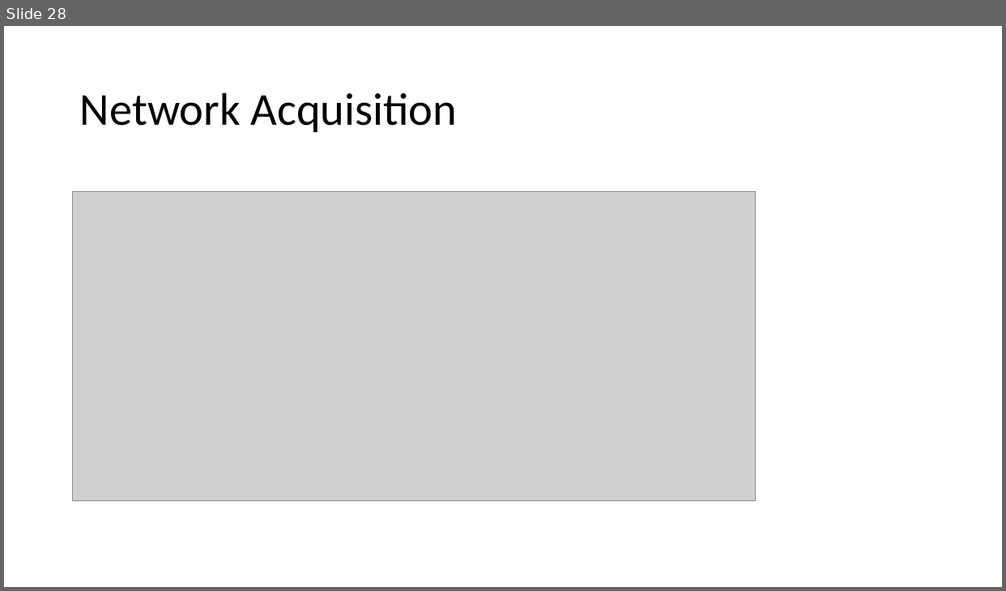
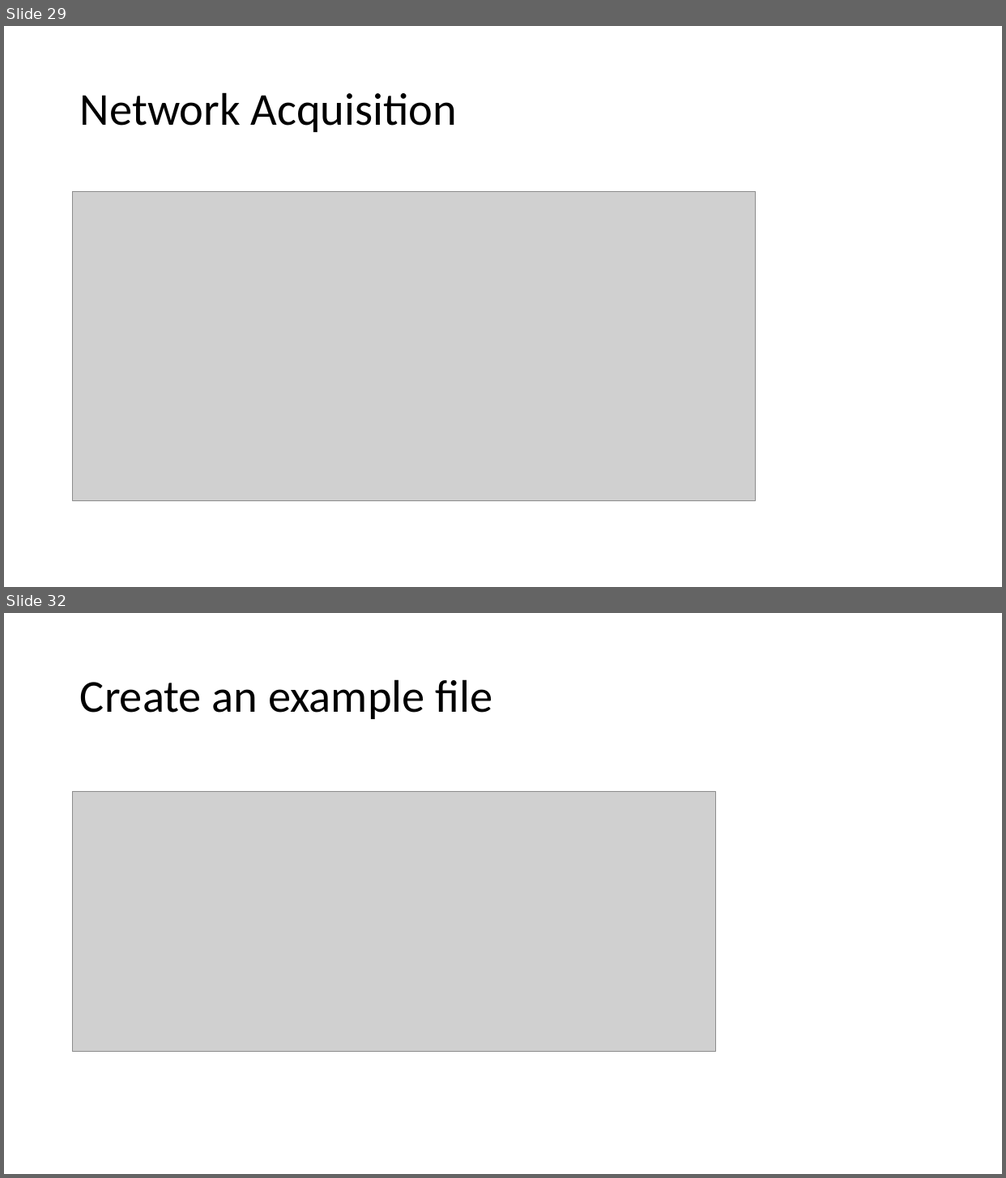
Before and after one commit to frankwxu/digital-forensics-lab, a slide deck: Basic_Computer_Skills_for_Forensics/7_USB_Image_Acquisition.pptx. Shown one above the other, each under a label of ours: slide 28 before the commit, slides 29 and 32 after it; the slides between them are not shown. The pictures are 1006x591 and 1006x1178 pixels, drawn with LibreOffice and Linux fonts; fonts in the diff are those of the drawing; grey boxes stand for pictures; background and template pictures are left out. Boxes give left, top, right and bottom in pixels: in the first picture for what was removed or moved away, otherwise in the second. Text is boxed around its words. In the diff, an @@ line names an element or a change of style, - is before the commit and + after.

```diff
--- a/Basic_Computer_Skills_for_Forensics/7_USB_Image_Acquisition.pptx
+++ b/Basic_Computer_Skills_for_Forensics/7_USB_Image_Acquisition.pptx
@@ slide 32 added at bbox=[4, 613, 1002, 1174], background #FFFFFF @@
@@ title added at bbox=[80, 679, 492, 719], 44 pt, text #000000 @@
+Create an example file
@@ picture added at bbox=[73, 791, 716, 1052] @@
@@ what was slide 28 is now slide 29 @@
```
Also in this commit, not shown: 2 slides changed, 4 other slides added, 8 other files.
